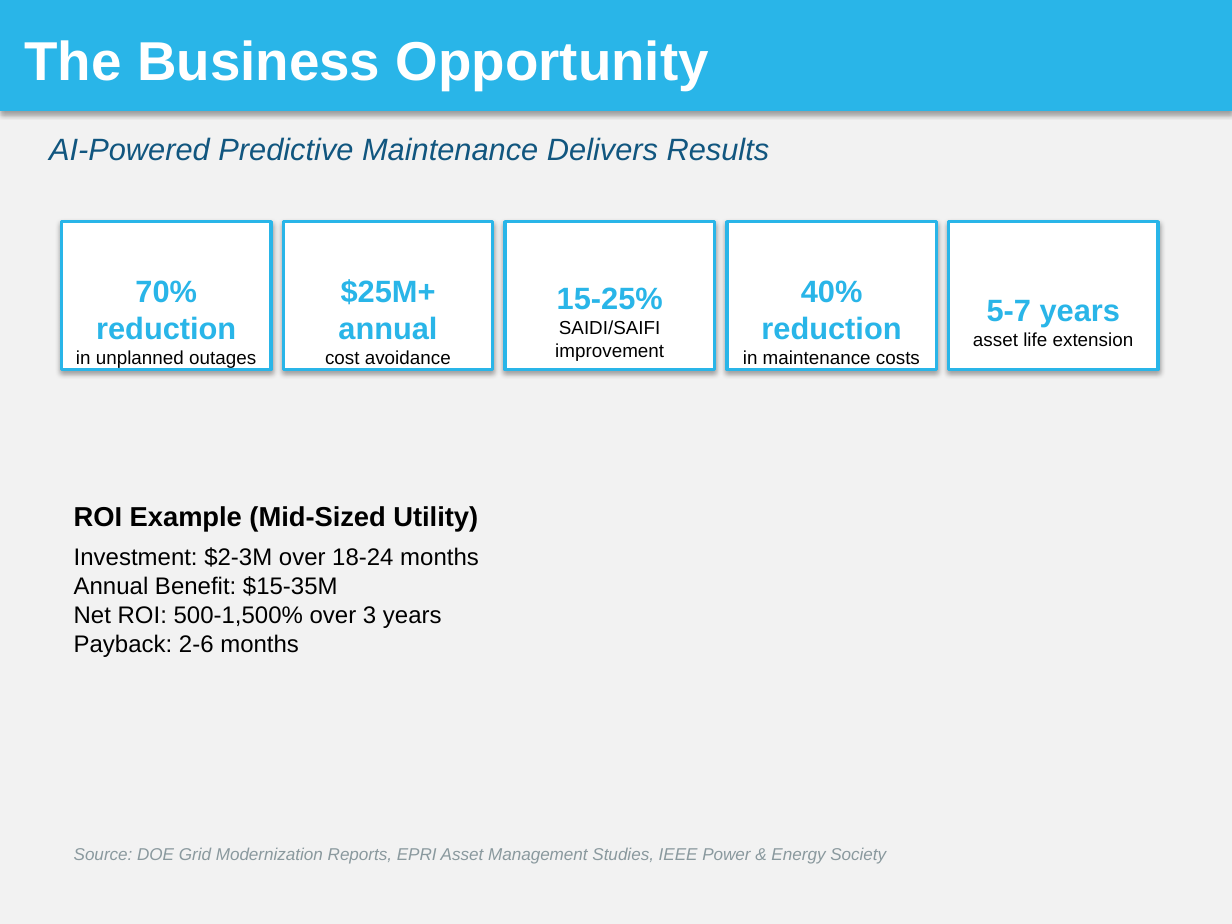
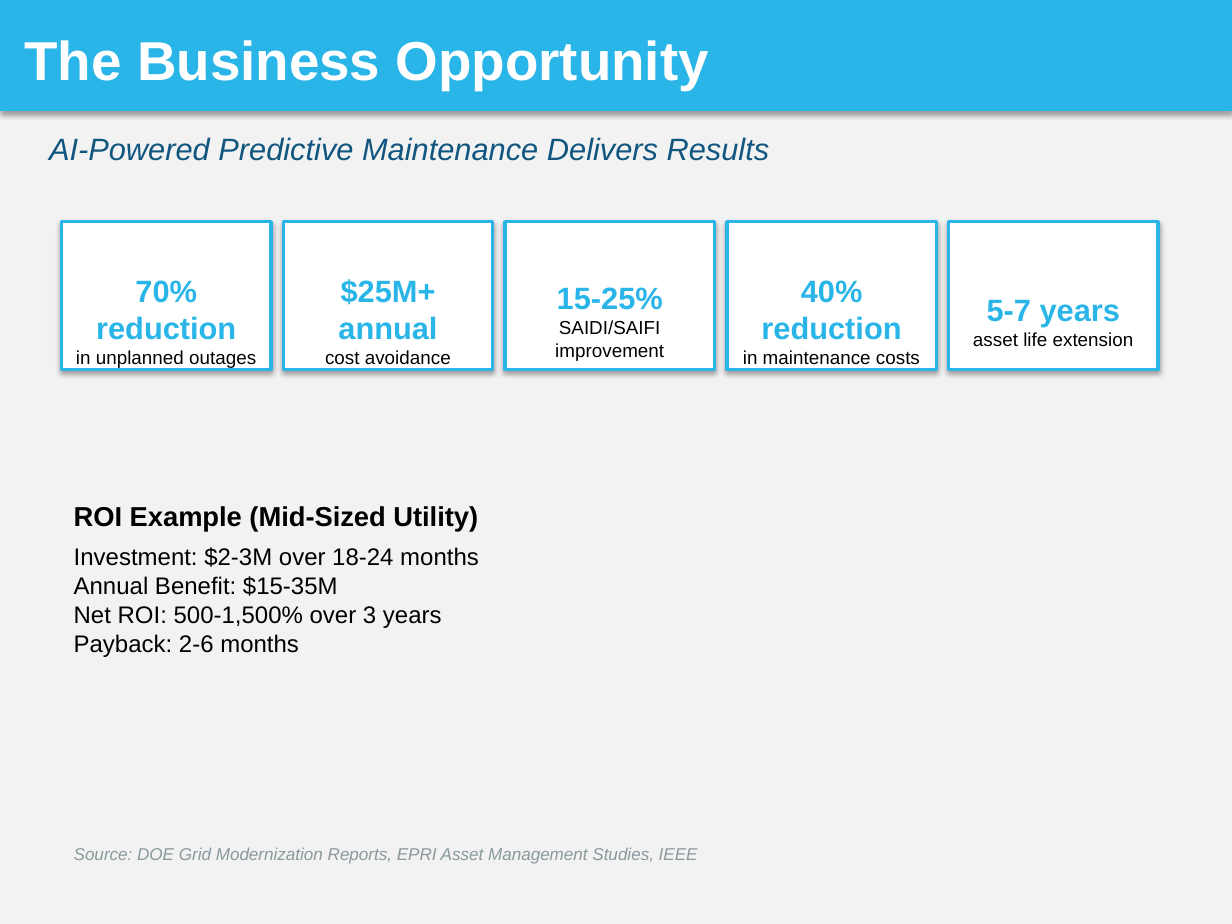
Before and after one commit to sfc-gh-srsubramanian/Utilities-GridReliability-PredictiveMaintenance, a slide deck: slide 4 of solution_presentation/Grid_Reliability_Snowflake_Presentation.pptx. Drawn at 1232x924 pixels with LibreOffice and Linux fonts; fonts in the diff are those of the drawing. Boxes give left, top, right and bottom in pixels: in the first picture for what was removed or moved away, otherwise in the second. Text is boxed around its words. In the diff, an @@ line names an element or a change of style, - is before the commit and + after.

Commit message:
Presentation: Update to complete 30-slide deck
Replaced 5-slide demo with complete presentation:
- All 26 main slides (title through thank you)
- 4 appendix slides (ML details, data model, integration, cost)
- Total: 30 professionally formatted slides
- Snowflake brand colors throughout
- Ready to import to Google Slides

Content covers:
✅ Problem statement (slides 2-3)
✅ Solution overview (slides 4-11)
✅ Business impact (slides 12-13)
✅ Use cases (slides 14-16)
✅ Technical details (slides 17-19)
✅ Differentiators & success story (slides 20-21)
✅ Demo & next steps (slides 22-24)
✅ Q&A & closing (slides 25-26)
✅ Technical appendix (A-D)

File size: 73KB (optimized for upload)

```diff
--- a/solution_presentation/Grid_Reliability_Snowflake_Presentation.pptx
+++ b/solution_presentation/Grid_Reliability_Snowflake_Presentation.pptx
@@ text at bbox=[74, 847, 698, 864]: text changed @@
-Source: DOE Grid Modernization Reports, EPRI Asset Management Studies, IEEE Power & Energy Society
+Source: DOE Grid Modernization Reports, EPRI Asset Management Studies, IEEE
```
Also in this commit, not shown: 3 other slides changed, 25 slides added.
